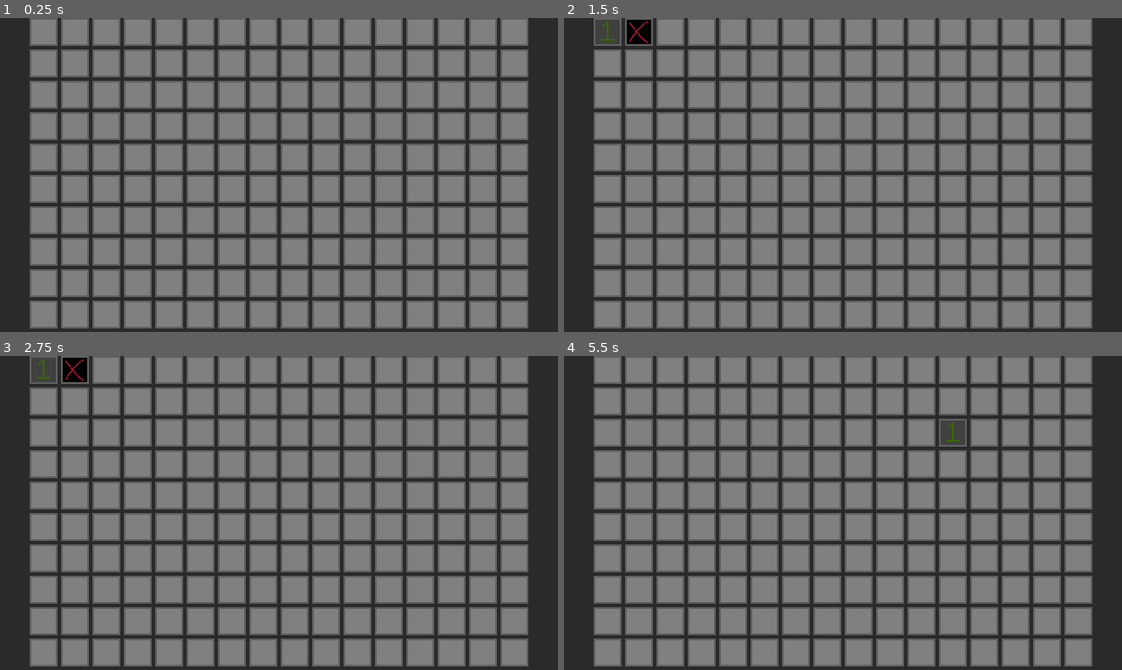
Above: before the commit, frames 1-4 (two rows, left to right).
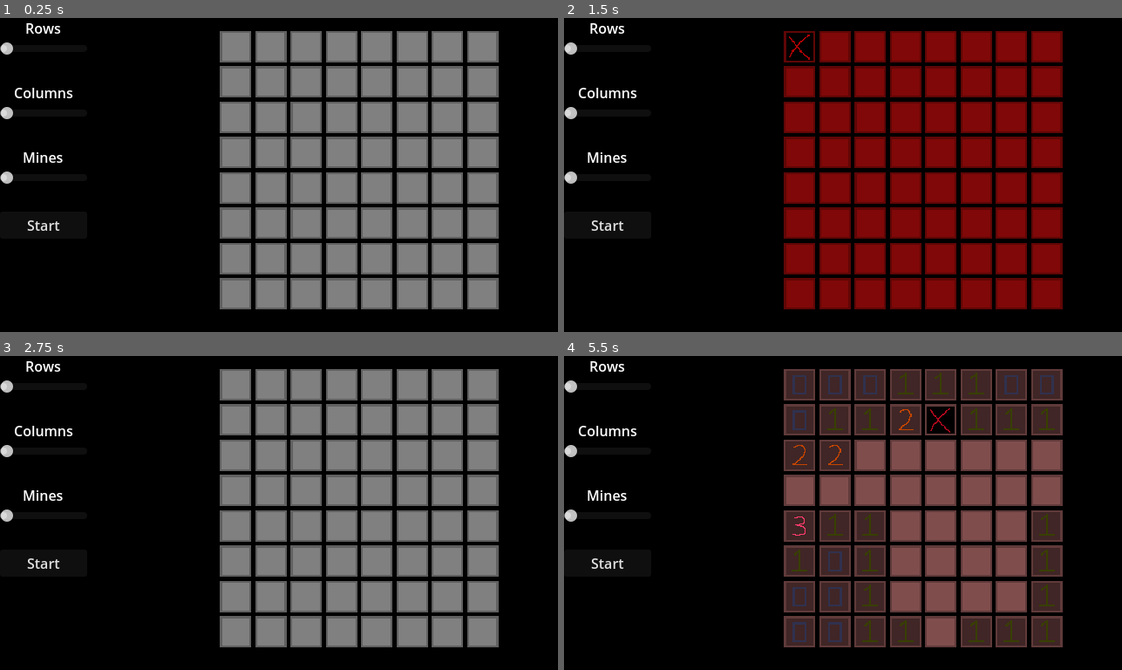
Above: after the commit, the same moments.

Repository: MataclysmGames/Minesweeper
Game: Godot game, scene res://scenes/game.tscn
Same seed, same stepped clock (60 frames per second), same inputs: the game is played once before the commit and once after it.
Inputs (mouse positions are in pixels of both pictures, inside the frame that each line leads up to; where the layout moved, square brackets give the same spot in the first picture):
- Up to frame 1 (0.25 s): no input
- Up to frame 2 (1.5 s): click (798, 46) [608, 30] at 0.5 s; click (636, 30) at 1.27 s
- Up to frame 3 (2.75 s): click (106, 368) at 2.02 s
- Up to frame 4 (5.5 s): click (703, 368) at 2.77 s; click (837, 384) at 3.52 s; click (943, 384) at 4.27 s; click (943, 418) at 5.02 s

The runs differ from the first frame. In frame 1, 82% of the frame differs, in the area x 0-100%, y 0-100%; in frame 2, 100%; in frame 3, 81%; in frame 4, 97%.

Commit message:
customizable

Diff:
--- a/project.godot
+++ b/project.godot
@@ -15,12 +15,24 @@
 config/features=PackedStringArray("4.2", "Mobile")
 config/icon="res://icon.svg"
 
+[autoload]
+
+GameInit="*res://scripts/game_init.gd"
+
 [display]
 
 window/size/viewport_width=640
 window/size/viewport_height=360
 window/stretch/mode="canvas_items"
 
+[input]
+
+restart={
+"deadzone": 0.5,
+"events": [Object(InputEventKey,"resource_local_to_scene":false,"resource_name":"","device":-1,"window_id":0,"alt_pressed":false,"shift_pressed":false,"ctrl_pressed":false,"meta_pressed":false,"pressed":false,"keycode":0,"physical_keycode":82,"key_label":0,"unicode":114,"echo":false,"script":null)
+]
+}
+
 [rendering]
 
 textures/canvas_textures/default_texture_filter=0
--- a/scenes/game.tscn
+++ b/scenes/game.tscn
@@ -1,14 +1,74 @@
-[gd_scene load_steps=4 format=3 uid="uid://bm4ev752r52na"]
+[gd_scene load_steps=3 format=3 uid="uid://bm4ev752r52na"]
 
-[ext_resource type="Script" path="res://scripts/game.gd" id="1_ny4eb"]
-[ext_resource type="PackedScene" uid="uid://oloj7yewcqua" path="res://scenes/sweeper_board.tscn" id="2_3vwoc"]
-[ext_resource type="PackedScene" uid="uid://dhfxmhxr2hy4y" path="res://scenes/default_texture_button.tscn" id="3_ul8a7"]
+[ext_resource type="Script" path="res://scripts/game.gd" id="1_3epsy"]
+[ext_resource type="PackedScene" uid="uid://oloj7yewcqua" path="res://scenes/sweeper_board.tscn" id="2_m0fe3"]
 
-[node name="Game" type="Node2D"]
-script = ExtResource("1_ny4eb")
+[node name="Game" type="HBoxContainer"]
+anchors_preset = 15
+anchor_right = 1.0
+anchor_bottom = 1.0
+grow_horizontal = 2
+grow_vertical = 2
+script = ExtResource("1_3epsy")
 
-[node name="SweeperBoard" parent="." instance=ExtResource("2_3vwoc")]
-num_columns = 16
-num_rows = 10
-num_mines = 20
-config_button = ExtResource("3_ul8a7")
+[node name="VBoxContainer" type="VBoxContainer" parent="."]
+custom_minimum_size = Vector2(100, 0)
+layout_mode = 2
+size_flags_horizontal = 0
+
+[node name="RowLabel" type="Label" parent="VBoxContainer"]
+layout_mode = 2
+text = "Rows"
+horizontal_alignment = 1
+vertical_alignment = 1
+
+[node name="RowSlider" type="HSlider" parent="VBoxContainer"]
+layout_mode = 2
+min_value = 8.0
+max_value = 24.0
+value = 8.0
+
+[node name="Spacer" type="Label" parent="VBoxContainer"]
+layout_mode = 2
+
+[node name="ColumnLabel" type="Label" parent="VBoxContainer"]
+layout_mode = 2
+text = "Columns"
+horizontal_alignment = 1
+vertical_alignment = 1
+
+[node name="ColumnSlider" type="HSlider" parent="VBoxContainer"]
+layout_mode = 2
+min_value = 8.0
+max_value = 24.0
+value = 8.0
+
+[node name="Spacer2" type="Label" parent="VBoxContainer"]
+layout_mode = 2
+
+[node name="MinesLabel" type="Label" parent="VBoxContainer"]
+layout_mode = 2
+text = "Mines"
+horizontal_alignment = 1
+vertical_alignment = 1
+
+[node name="MinesSlider" type="HSlider" parent="VBoxContainer"]
+layout_mode = 2
+min_value = 8.0
+max_value = 64.0
+value = 8.0
+
+[node name="Spacer3" type="Label" parent="VBoxContainer"]
+layout_mode = 2
+
+[node name="StartButton" type="Button" parent="VBoxContainer"]
+layout_mode = 2
+text = "Start"
+
+[node name="CenterContainer" type="CenterContainer" parent="."]
+layout_mode = 2
+size_flags_horizontal = 3
+use_top_left = true
+
+[node name="SweeperBoard" parent="CenterContainer" instance=ExtResource("2_m0fe3")]
+position = Vector2(308, 15)
--- a/scenes/sweeper_board.tscn
+++ b/scenes/sweeper_board.tscn
@@ -1,27 +1,15 @@
 [gd_scene load_steps=3 format=3 uid="uid://oloj7yewcqua"]
 
 [ext_resource type="Script" path="res://scripts/sweeper_board.gd" id="1_sb4r0"]
-[ext_resource type="PackedScene" uid="uid://dmdxgup0cw2ip" path="res://scenes/default_grid_button.tscn" id="2_uifm3"]
+[ext_resource type="PackedScene" uid="uid://dhfxmhxr2hy4y" path="res://scenes/default_texture_button.tscn" id="2_he50q"]
 
-[node name="SweeperBoard" type="CanvasLayer"]
+[node name="SweeperBoard" type="Node2D"]
 script = ExtResource("1_sb4r0")
-config_button = ExtResource("2_uifm3")
+config_button = ExtResource("2_he50q")
 
-[node name="Control" type="Control" parent="."]
-layout_mode = 3
-anchors_preset = 15
-anchor_right = 1.0
-anchor_bottom = 1.0
-grow_horizontal = 2
-grow_vertical = 2
-
-[node name="GridContainer" type="GridContainer" parent="Control"]
-custom_minimum_size = Vector2(0, 320)
-layout_mode = 1
+[node name="GridContainer" type="GridContainer" parent="."]
 anchors_preset = 5
 anchor_left = 0.5
 anchor_right = 0.5
-offset_bottom = 360.0
 grow_horizontal = 2
-size_flags_horizontal = 0
 columns = 4
--- a/scripts/game.gd
+++ b/scripts/game.gd
@@ -1,2 +1,34 @@
 class_name Game
-extends Node2D
+extends HBoxContainer
+
+@onready var row_label : Label = $VBoxContainer/RowLabel
+@onready var row_slider : HSlider = $VBoxContainer/RowSlider
+@onready var column_label : Label = $VBoxContainer/ColumnLabel
+@onready var column_slider : HSlider = $VBoxContainer/ColumnSlider
+@onready var mines_label : Label = $VBoxContainer/MinesLabel
+@onready var mines_slider : HSlider = $VBoxContainer/MinesSlider
+@onready var start_button = $VBoxContainer/StartButton
+
+@onready var sweeper_board : SweeperBoard = $CenterContainer/SweeperBoard
+
+func _ready():
+	print("Game ready")
+	row_slider.value_changed.connect(func(value : float): row_label.text = "%d Rows" % value)
+	column_slider.value_changed.connect(func(value : float): column_label.text = "%d Columns" % value)
+	mines_slider.value_changed.connect(func(value : float): mines_label.text = "%d Mines" % value)
+	start_button.pressed.connect(start)
+	sweeper_board.board_cleared.connect(on_board_cleared)
+	sweeper_board.board_failed.connect(on_board_failed)
+
+func _process(delta):
+	if Input.is_action_just_pressed("restart"):
+		get_tree().reload_current_scene()
+
+func start():
+	sweeper_board.initialize(column_slider.value, row_slider.value, mines_slider.value)
+
+func on_board_cleared():
+	sweeper_board.initialize(column_slider.value, row_slider.value, mines_slider.value)
+
+func on_board_failed():
+	sweeper_board.initialize(column_slider.value, row_slider.value, mines_slider.value)
--- /dev/null
+++ b/scripts/game_init.gd
@@ -0,0 +1,6 @@
+extends Node
+
+# Called when the node enters the scene tree for the first time.
+func _ready():
+	# Hide screen flashes during loading
+	RenderingServer.set_default_clear_color(Color.BLACK)
--- a/scripts/sweeper_board.gd
+++ b/scripts/sweeper_board.gd
@@ -1,11 +1,15 @@
-extends CanvasLayer
+class_name SweeperBoard
+extends Node2D
 
 @export var num_columns : int = 8
 @export var num_rows : int = 8
 @export var num_mines : int = 8
 @export var config_button : PackedScene
 
-@onready var grid_container : GridContainer = $Control/GridContainer
+@onready var grid_container : GridContainer = $GridContainer
+
+signal board_cleared()
+signal board_failed()
 
 var default_texture : Resource = preload("res://assets/default-cell.png")
 var flagged_texture : Resource = preload("res://assets/cell-flagged.png")
@@ -21,36 +25,55 @@
 	preload("res://assets/cell-6.png"),
 	preload("res://assets/cell-7.png"),
 	preload("res://assets/cell-8.png"),
-]
+]#540x360
 
 var grid_data : Array[CellData]
-var adjacent_cell_offsets : Array[int]
+var adjacent_cell_offsets : Array
 var last_mouse_action : String = "left"
-var accepting_input : bool = true
+var game_over : bool = false
 var undiscovered_cell_count : int = 0
 var button_scale : Vector2 = Vector2(0.7, 0.7)
+
+func _ready():
+	initialize(num_columns, num_rows, num_mines)
+
+func initialize(cols : int, rows : int, mines : int):
+	num_columns = cols
+	num_rows = rows
+	num_mines = mines
+	var x_scale : float = 12.0 / num_columns
+	var y_scale : float = 9.0 / num_rows
+	var xy_scale : float = min(x_scale, y_scale)
+	scale = Vector2(xy_scale, xy_scale)
+	undiscovered_cell_count = (num_columns * num_rows) - num_mines
+	grid_container.columns = num_columns
+	grid_container.modulate = Color(1, 1, 1, 1)
+	for child in grid_container.get_children():
+		grid_container.remove_child(child)
+	adjacent_cell_offsets = [
+		[-1, -1], [0, -1], [1, -1],
+		[-1, 0],           [1, 0],
+		[-1, 1],  [0, 1],  [1, 1]
+	]
+	generate_grid_data()
+
+func _process(_delta):
+	pass
 
 func _input(event : InputEvent):
 	if event is InputEventMouseButton:
 		var mouse_event = event as InputEventMouseButton
 		last_mouse_action = "left" if mouse_event.button_index == MOUSE_BUTTON_LEFT else "right"
 
-func _ready():
-	undiscovered_cell_count = (num_columns * num_rows) - num_mines
-	grid_container.columns = num_columns
-	adjacent_cell_offsets = [
-		-1, 1, # Left, Right
-		-num_columns, num_columns, # Up, Down
-		-num_columns - 1, -num_columns + 1, # Up-Left, Up-Right
-		num_columns - 1, num_columns + 1, # Down-Left, Down-Right
-	]
-	generate_grid_data()
+func win():
+	var tween = create_tween()
+	tween.tween_property(grid_container, "modulate", Color(0, 1, 0, 1), 1.0)
+	tween.tween_callback(func(): board_cleared.emit())
 
-func _process(_delta):
-	if undiscovered_cell_count == 0:
-		var tween = create_tween()
-		tween.tween_interval(1.5)
-		tween.tween_callback(get_tree().reload_current_scene)
+func lose():
+	var tween = create_tween()
+	tween.tween_property(grid_container, "modulate", Color(1, 0, 0, 1), 1.0)
+	tween.tween_callback(func(): board_failed.emit())
 
 func generate_grid_data():
 	# Create grid with buttons
@@ -73,24 +96,19 @@
 			grid_data[i].value = calculate_value_for_cell(i)
 
 func on_button_pressed(index : int):
-	if not accepting_input:
-		return
-
 	var cell_data : CellData = grid_data[index]
 	var button = cell_data.button
 	if last_mouse_action == "left":
 		if not cell_data.activated and not cell_data.flagged:
-			if cell_data.value == -1:
-				# Bomb
-				accepting_input = false
+			if cell_data.value == -1: # Bomb
 				button.set_deferred("disabled", true)
 				button.focus_mode = Control.FOCUS_NONE
 				button.texture_normal = mine_texture
-				var tween = create_tween()
-				tween.tween_interval(2.0)
-				tween.tween_callback(get_tree().reload_current_scene)
+				lose()
 			else:
 				discover(cell_data)
+				if undiscovered_cell_count == 0:
+					win()
 
 	elif last_mouse_action == "right":
 		if not cell_data.flagged:
@@ -108,20 +126,34 @@
 	cell_data.button.set_deferred("disabled", true)
 	cell_data.button.focus_mode = Control.FOCUS_NONE
 	cell_data.button.texture_normal = textures[cell_data.value]
+	var adjacent_cells = get_adjacent_cells(cell_data.index)
 	if cell_data.value == 0:
-		for offset in adjacent_cell_offsets:
-			var pos = cell_data.index + offset
-			if 0 <= pos and pos < num_columns * num_rows:
-				discover(grid_data[pos])
+		for next_index in adjacent_cells:
+			discover(grid_data[next_index])
 
-func calculate_value_for_cell(i : int) -> int:
+func calculate_value_for_cell(index : int) -> int:
 	var mine_count = 0
+	var adjacent_cells = get_adjacent_cells(index)
+	for next_index in adjacent_cells:
+		if grid_data[next_index].value == -1:
+			mine_count += 1
+	return mine_count
+
+func get_adjacent_cells(index : int) -> Array[int]:
+	var adjacent_cells : Array[int]
+	var coords = coords_from_index(index)
 	for offset in adjacent_cell_offsets:
-		var pos = i + offset
-		if 0 <= pos and pos < num_columns * num_rows - 1:
-			if grid_data[pos].value == -1:
-				mine_count += 1
-	return mine_count
+		var next_col = (offset[0] + coords[0]) % num_columns
+		var next_row = (offset[1] + coords[1]) % num_rows
+		var next_index = index_from_coords([next_row, next_col])
+		adjacent_cells.append(next_index)
+	return adjacent_cells
+
+func index_from_coords(coords : Array[int]) -> int:
+	return coords[0] * num_columns + coords[1]
+
+func coords_from_index(index : int) -> Array[int]:
+	return [index % num_columns, index / num_columns]
 
 class CellData:
 	var index : int
--- /dev/null
+++ b/scripts/sweeper_config.gd
@@ -0,0 +1,5 @@
+class_name SweeperConfig
+
+var num_columns : int
+var num_rows : int
+var num_mines : int
